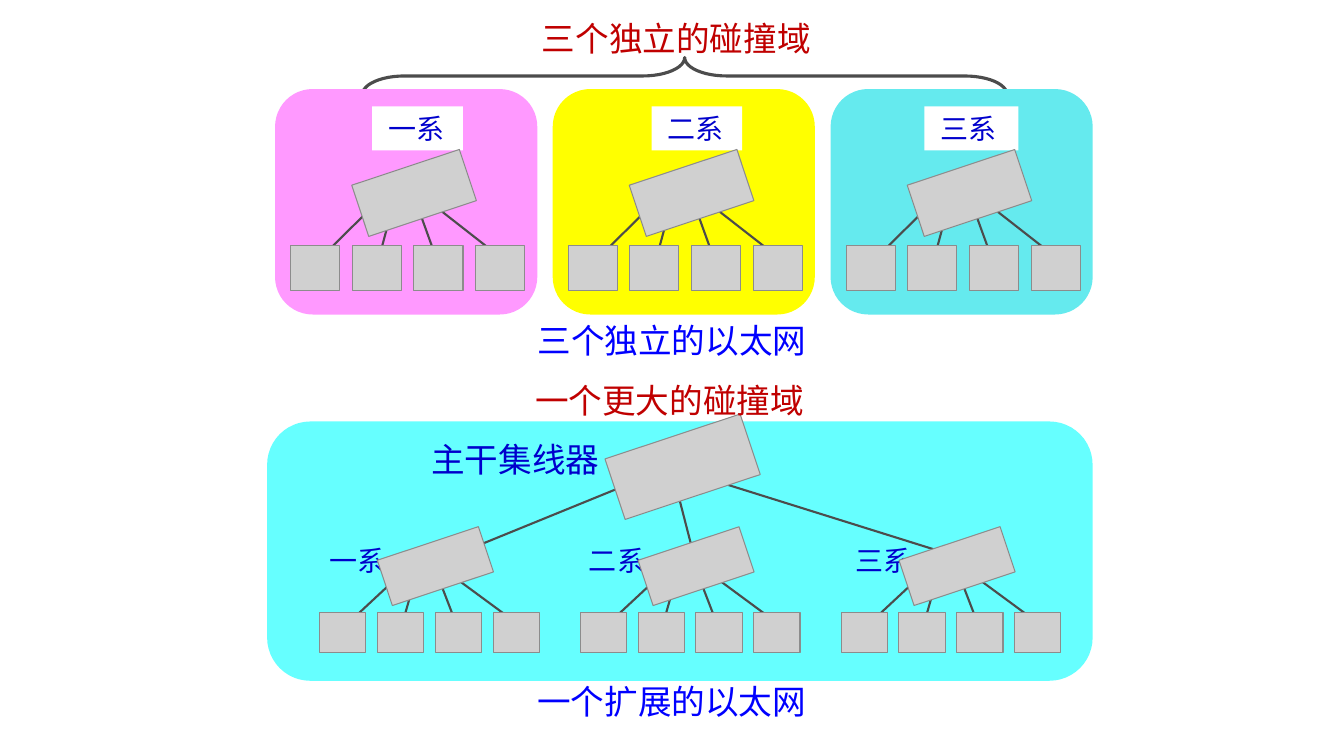
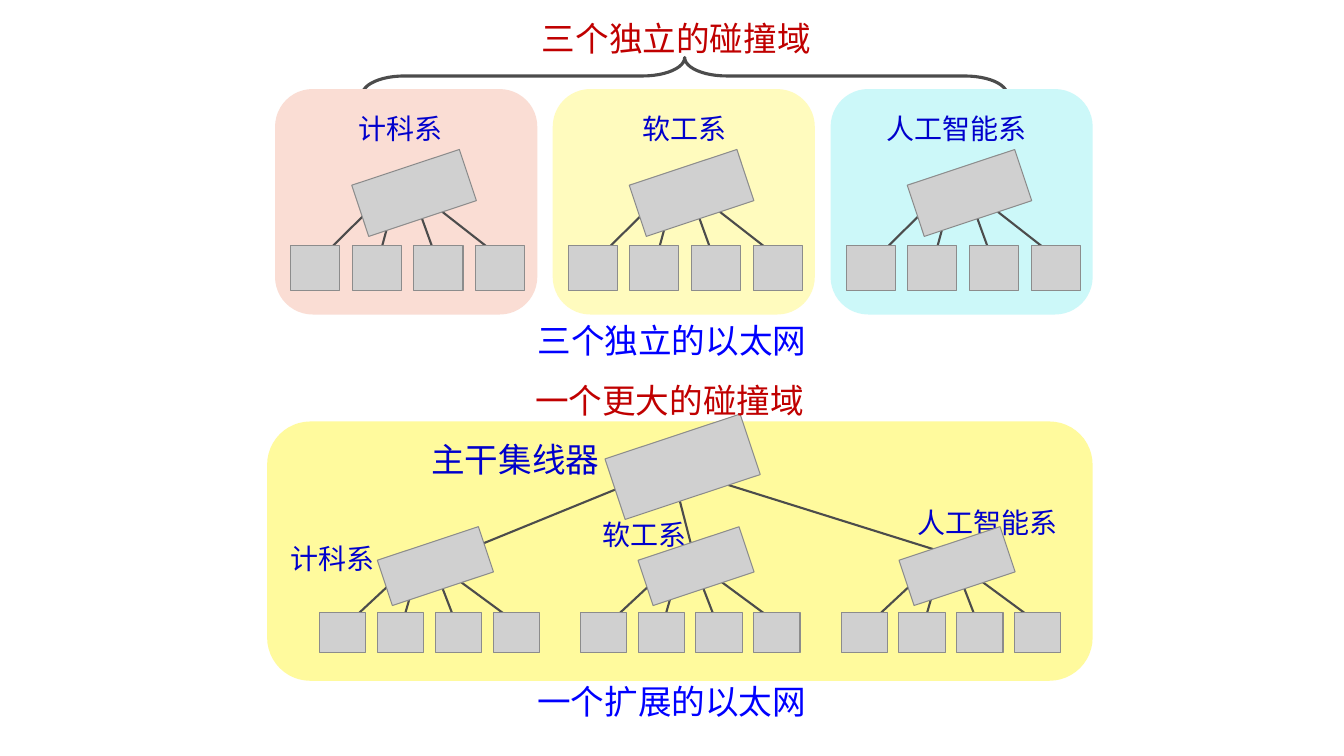
Before and after one commit to network-whu/2021, a slide deck: slide 118 of slides/instruction/03.pptx (slide 117 before the commit). Drawn at 1344x756 pixels with LibreOffice and Linux fonts; fonts in the diff are those of the drawing; grey boxes stand for pictures. Boxes give left, top, right and bottom in pixels: in the first picture for what was removed or moved away, otherwise in the second. Text is boxed around its words. In the diff, an @@ line names an element or a change of style, - is before the commit and + after.

```diff
--- a/slides/instruction/03.pptx
+++ b/slides/instruction/03.pptx
@@ rounded rectangle at bbox=[275, 89, 537, 315]: fill #FF99FF to #FADDD4 @@
@@ rounded rectangle at bbox=[553, 89, 815, 315]: fill #FFFF00 to #FFFBBE @@
@@ rounded rectangle at bbox=[831, 89, 1093, 315]: fill #65EAEE to #CCF8F9 @@
@@ text "计科系": place and size @@
-text "计科系" at bbox=[372, 107, 463, 151]
+text "计科系" at bbox=[359, 115, 443, 142]
@@ text at bbox=[359, 115, 443, 142]: text changed @@
-一系
+计科系
@@ text "软工系": place and size @@
-text "软工系" at bbox=[651, 107, 742, 151]
+text "软工系" at bbox=[642, 115, 726, 141]
@@ text at bbox=[642, 115, 726, 141]: text changed @@
-二系
+软工系
@@ fill #FFFFFF to none in 3 elements at bbox=[642, 115, 726, 141], bbox=[359, 115, 443, 142], bbox=[887, 115, 1027, 142] @@
@@ text "人工智能系": place and size @@
-text "人工智能系" at bbox=[925, 107, 1018, 151]
+text "人工智能系" at bbox=[887, 115, 1027, 142]
@@ text at bbox=[887, 115, 1027, 142]: text changed @@
-三系
+人工智能系
@@ rounded rectangle at bbox=[267, 421, 1093, 681]: fill #66FFFF to #FFFA9D @@
@@ text at bbox=[917, 509, 1057, 541]: text changed @@
-三系
+人工智能系
@@ text at bbox=[602, 517, 686, 553]: text changed @@
-二系
+软工系
@@ text at bbox=[291, 545, 375, 572]: text changed @@
-一系
+计科系
```
Also in this commit, not shown: 23 other slides changed, 5 slides added, 3 other files.
